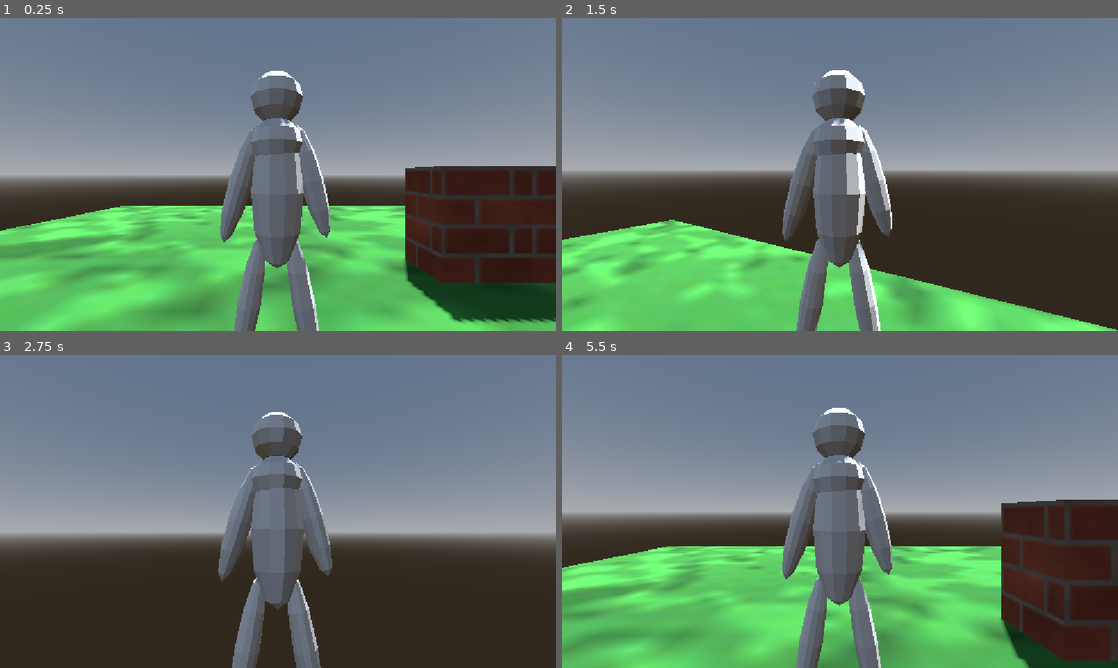
Above: before the commit, frames 1-4 (two rows, left to right).
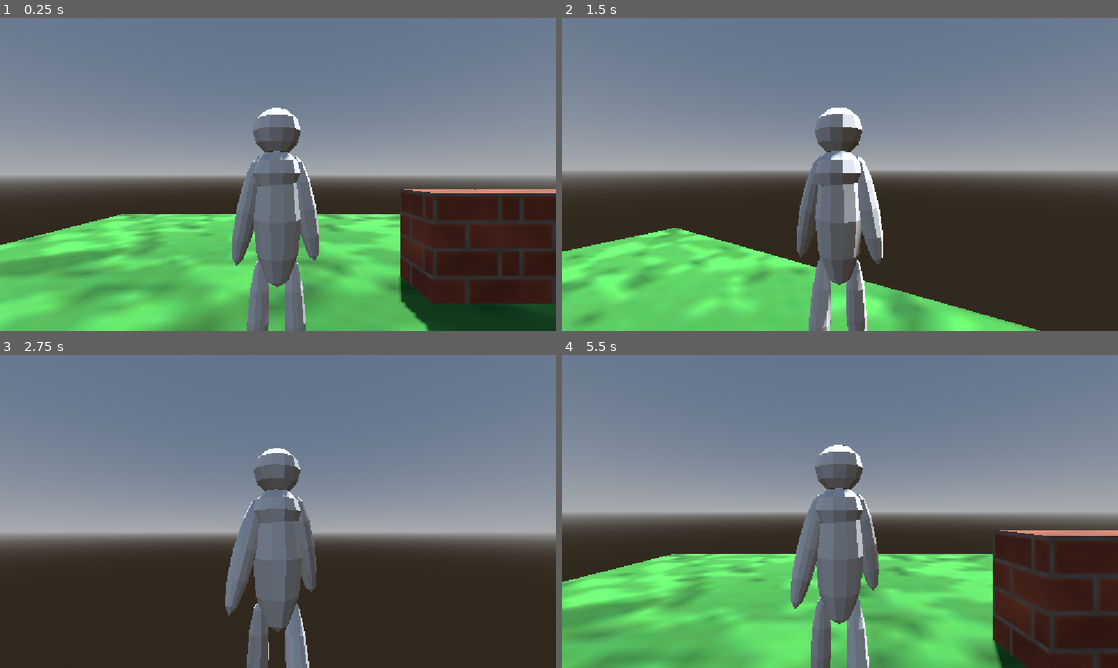
Above: after the commit, the same moments.

Repository: AttilaB-7299/3d-game
Game: Godot game, scene res://Scenes/world.tscn
Same seed, same stepped clock (60 frames per second), same inputs: the game is played once before the commit and once after it.
Inputs (mouse positions are in pixels of both pictures, inside the frame that each line leads up to):
- Up to frame 1 (0.25 s): no input
- Up to frame 2 (1.5 s): tap Enter at 0.5 s; move the mouse to (867, 174) at 0.52 s; hold Shift (sprint) 0.53-1.28 s; hold W (move forward) from 0.53 s (still down); click (867, 174) at 0.67 s; tap Space (jump) at 0.77 s; move the mouse to (812, 174) at 1.27 s; tap Shift (sprint) at 1.35 s
- Up to frame 3 (2.75 s): keep holding W (move forward); tap Space (jump) at 1.52 s; move the mouse to (289, 505) at 2.02 s; hold Shift (sprint) from 2.03 s (still down); tap F at 2.1 s
- Up to frame 4 (5.5 s): keep holding W (move forward); move the mouse to (834, 517) at 2.77 s; release Shift (sprint) at 2.78 s; tap P at 2.85 s; click (834, 517) at 2.92 s; tap Space (jump) at 3.02, 3.77, 4.52 s; tap Shift (sprint) at 3.05, 4.35 s; move the mouse to (878, 514) at 3.52 s; hold Shift (sprint) 3.53-4.28 s; move the mouse to (795, 508) at 4.27 s; move the mouse to (845, 511) at 5.02 s; hold Shift (sprint) from 5.03 s (still down); tap F at 5.1 s; click (845, 511) at 5.17 s

The runs differ from the first frame. In frame 1, 26% of the frame differs, in the area x 0-100%, y 16-100%; in frame 2, 16%; in frame 3, 6.9%; in frame 4, 24%.

Commit message:
ADDED WALKING ANIMATIONS

Diff:
--- a/Scenes/Player/Player.tscn
+++ b/Scenes/Player/Player.tscn
@@ -1,19 +1,11 @@
 [gd_scene format=3 uid="uid://b7kw64kmr63p7"]
 
 [ext_resource type="Script" uid="uid://bwhlp01lh32cj" path="res://Scenes/Player/player.gd" id="1_s0eop"]
-[ext_resource type="PackedScene" uid="uid://dq43j5tm1u1wb" path="res://Models/character.gltf" id="3_h54ih"]
+[ext_resource type="PackedScene" uid="uid://ww0wg868dvjy" path="res://Scenes/player_modeled.tscn" id="3_h54ih"]
 [ext_resource type="Script" uid="uid://i5md25ocnwgk" path="res://Scripts/camera_3d.gd" id="4_ude3g"]
 
 [sub_resource type="BoxShape3D" id="BoxShape3D_2k3eg"]
 size = Vector3(0.50805664, 0.75878906, 0.38476563)
-
-[sub_resource type="Animation" id="Animation_ude3g"]
-resource_name = "walk"
-
-[sub_resource type="AnimationLibrary" id="AnimationLibrary_jmcll"]
-_data = {
-&"walk": SubResource("Animation_ude3g")
-}
 
 [node name="Player" type="CharacterBody3D" unique_id=153155451]
 collision_layer = 2
@@ -25,7 +17,7 @@
 shape = SubResource("BoxShape3D_2k3eg")
 
 [node name="cameraOrigin" type="Node3D" parent="." unique_id=1941544648]
-transform = Transform3D(1, 0, 0, 0, 1, 0, 0, 0, 1, 0, 1.8235414, -0.0006020665)
+transform = Transform3D(1, 0, 0, 0, 1, 0, 0, 0, 1, 0, 2.2976375, 0.1848256)
 
 [node name="SpringArm3D" type="SpringArm3D" parent="cameraOrigin" unique_id=234929087]
 spring_length = 2.0
@@ -35,8 +27,4 @@
 transform = Transform3D(1, 0, 0, 0, 1, 0, 0, 0, 1, 0, 0.82348347, 0.9941026)
 script = ExtResource("4_ude3g")
 
-[node name="AnimationPlayer" type="AnimationPlayer" parent="." unique_id=1029540578]
-libraries/ = SubResource("AnimationLibrary_jmcll")
-
 [node name="blockbench_export" parent="." unique_id=1651016903 instance=ExtResource("3_h54ih")]
-transform = Transform3D(2, 0, 0, 0, 2, 0, 0, 0, 2, 0, 0, 0)
--- a/Scenes/Player/player.gd
+++ b/Scenes/Player/player.gd
@@ -1,9 +1,7 @@
 extends CharacterBody3D
 
 @onready var pivot: Node3D = $cameraOrigin
-@onready var anim_player = $AnimationPlayer
-
-const ANIMATION_RES = preload("uid://cakes75qtkxtt") as Animation
+@onready var blockbench_export: Node3D = $blockbench_export
 
 @export var sens = 0.5
 const SPEED = 5.0
@@ -17,14 +15,6 @@
 
 func _ready() -> void:
 	Input.mouse_mode = Input.MOUSE_MODE_CAPTURED
-
-	var anim_library = anim_player.get_animation_library("")
-	if not anim_library:
-		anim_library = AnimationLibrary.new()
-		anim_player.add_animation_library("", anim_library)
-
-	if ANIMATION_RES:
-		anim_library.add_animation("my_new_animation", ANIMATION_RES)
 
 func _input(event):
 	if event is InputEventMouseMotion:
@@ -40,9 +30,6 @@
 	# Handle Sprint
 	if Input.is_action_pressed("sprint") and is_on_floor():
 		sprintSpeed = 1.75
-		# Play your animation here when sprinting if desired:
-		# if not anim_player.is_playing() or anim_player.current_animation != "my_new_animation":
-		# 	anim_player.play("my_new_animation")
 	if Input.is_action_just_released("sprint"):
 		sprintSpeed = 1
 		# anim_player.stop()
@@ -61,7 +48,7 @@
 	var input_dir := Input.get_vector("move left", "move right", "move forward", "move back")
 	var direction := (transform.basis * Vector3(input_dir.x, 0, input_dir.y)).normalized()
 	if direction:
-		anim_player.play("walk")
+		blockbench_export._playAnim("walk")
 		velocity.x = direction.x * SPEED * sprintSpeed
 		velocity.z = direction.z * SPEED * sprintSpeed
 	else:
--- a/Scenes/player_modeled.tscn
+++ b/Scenes/player_modeled.tscn
@@ -1,24 +1,21 @@
 [gd_scene format=3 uid="uid://ww0wg868dvjy"]
 
 [ext_resource type="PackedScene" uid="uid://dq43j5tm1u1wb" path="res://Models/character.gltf" id="1_cvr5i"]
+[ext_resource type="Script" uid="uid://pdpy5pvns4i1" path="res://Scripts/player_modeled.gd" id="2_bmsl7"]
 
-[sub_resource type="BoxShape3D" id="BoxShape3D_8qdug"]
-size = Vector3(0.28564453, 3.017334, 0.32861328)
+[sub_resource type="GDScript" id="GDScript_wfxnc"]
 
 [node name="blockbench_export" unique_id=1651016903 instance=ExtResource("1_cvr5i")]
+script = ExtResource("2_bmsl7")
 
 [node name="Skeleton3D" parent="group" parent_id_path=PackedInt32Array(1445817782) index="0" unique_id=925624032]
 bones/1/rotation = Quaternion(0, 0, 0.065403126, 0.99785894)
 bones/2/rotation = Quaternion(0, 0, -0.065403126, 0.99785894)
-bones/3/rotation = Quaternion(0, -0.043619387, 0, 0.99904823)
 bones/6/rotation = Quaternion(0, 0, 0.043619387, 0.99904823)
 bones/7/rotation = Quaternion(0, 0, -0.043619387, 0.99904823)
 
 [node name="group" parent="group/Skeleton3D" index="0" unique_id=158900907]
 transform = Transform3D(2, 0, 0, 0, 2, 0, 0, 0, 2, 0, 1, 0)
 
-[node name="CharacterBody3D" type="CharacterBody3D" parent="." index="2" unique_id=1788279989]
-
-[node name="CollisionShape3D" type="CollisionShape3D" parent="CharacterBody3D" index="0" unique_id=1289511295]
-transform = Transform3D(1, 0, 0, 0, 1, 0, 0, 0, 1, -0.07543945, 1.5611572, 0.056396484)
-shape = SubResource("BoxShape3D_8qdug")
+[node name="AnimationPlayer" parent="." index="1" unique_id=1463703694]
+script = SubResource("GDScript_wfxnc")
--- /dev/null
+++ b/Scripts/player_modeled.gd
@@ -0,0 +1,10 @@
+extends Node
+
+@onready var animation_player: AnimationPlayer = $AnimationPlayer
+
+
+func _playAnim(String):
+	if (String == "walk" || String == "Walk" || String == "WALK"):
+		animation_player.play("animation")
+	else:
+		animation_player.play(String)
Not shown, added: Scripts/player_modeled.gd.uid
